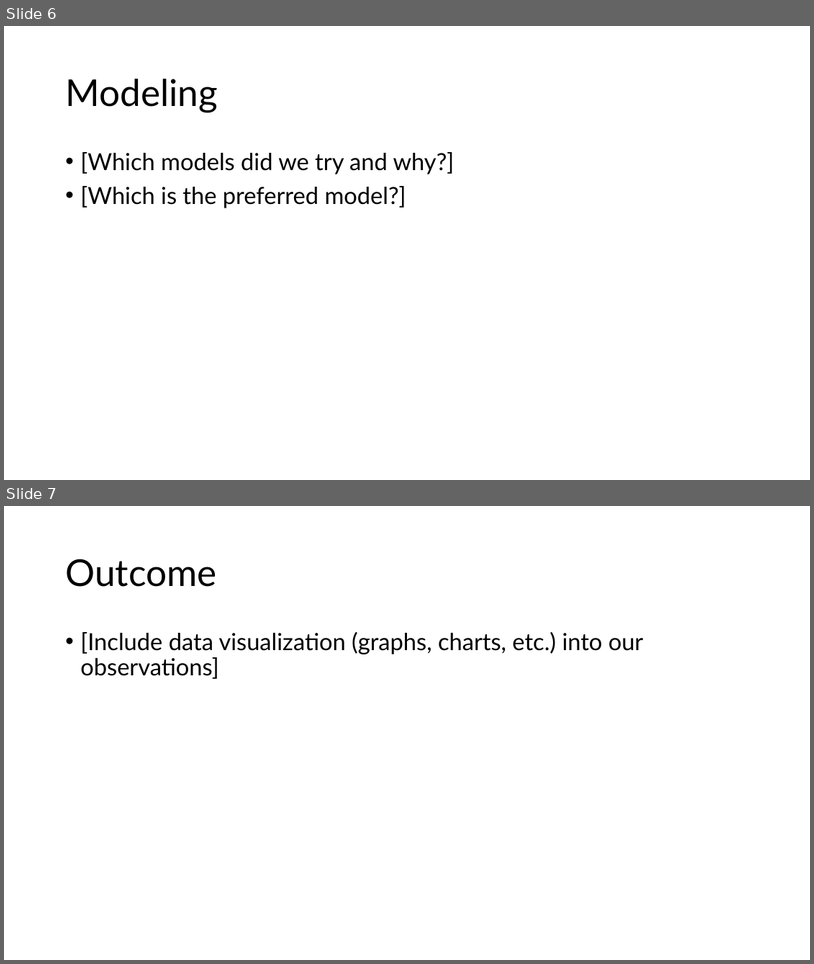
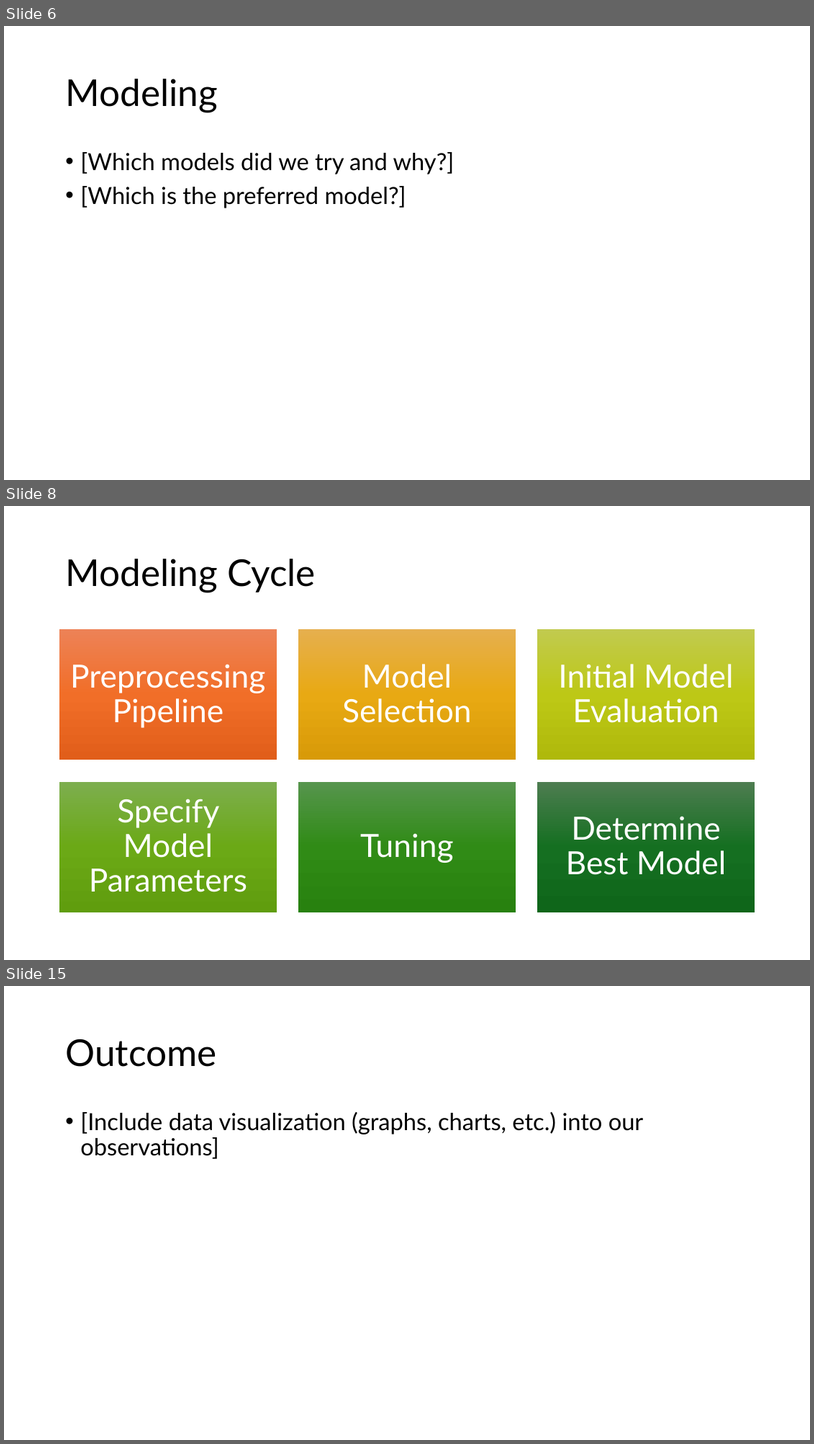
Before and after one commit to tkoche3/ISDS7075, a slide deck: ISDS 7075 Final Presentation.pptx. Shown one above the other, each under a label of ours: slides 6 and 7 before the commit, slides 6, 8 and 15 after it; the slides between them are not shown. The pictures are 814x964 and 814x1444 pixels, drawn with LibreOffice and Linux fonts; fonts in the diff are those of the drawing. Boxes give left, top, right and bottom in pixels: in the first picture for what was removed or moved away, otherwise in the second. Text is boxed around its words. In the diff, an @@ line names an element or a change of style, - is before the commit and + after.

Commit message:
Added slides for modeling.

```diff
--- a/ISDS 7075 Final Presentation.pptx
+++ b/ISDS 7075 Final Presentation.pptx
@@ slide 8 added at box(4, 506, 810, 960), background #FFFFFF @@
@@ title added at box(65, 559, 316, 592), 44 pt, text #000000 @@
+Modeling Cycle
@@ group added at box(59, 629, 755, 913): 6 rectangles, 6 texts @@
+Preprocessing Pipeline
+Model Selection
+Initial Model Evaluation
+Specify Model Parameters
+Tuning
+Determine Best Model
@@ what was slide 7 is now slide 15 @@
```
Also in this commit, not shown: 5 slides changed, 7 other slides added.
